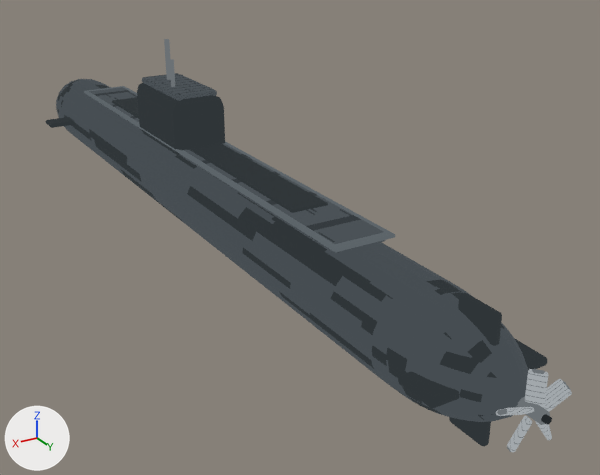
Renders of the glTF model gameAsset/models/militaries/submarine/submarine.glb from each side of a commit.
Before and after are seen from a camera (50 mm lens) standing at (0.468, 1.06, 0.411) and looking at (-0.088, 0.134, -0.052). Every picture has the same lights, and +X, +Y and +Z are marked at lower left. The older version comes first. Where no turn or scale is listed for an object, it has been applied to the vertices. Vertices at exactly the same position are counted once.

The older version as bpy lines, for what is in view:
```python
me_sub_propeller_mesh = bpy.data.meshes.new('Sub_Propeller_Mesh')
me_sub_propeller_mesh.from_pydata(...)  # 604 vertices, 1160 faces; spans x -0.0383..0.0383, y -0.0224..0.0171, z -0.0339..0.0394
me_sub_propeller_mesh.materials.append(mat_submarine_toon)
me_submarine_mesh = bpy.data.meshes.new('Submarine_Mesh')
me_submarine_mesh.from_pydata(...)  # 1256 vertices, 2444 faces; spans x -0.102..0.102, y -0.63..0.67, z -0.066..0.197
me_submarine_mesh.materials.append(mat_submarine_toon)
ob_sub_propeller = bpy.data.objects.new('Sub_Propeller', me_sub_propeller_mesh)
ob_sub_propeller.location = (0.0, 0.66, 0.003)
ob_submarine = bpy.data.objects.new('Submarine', me_submarine_mesh)
ob_submarine.location = (0.0, 0.0, 0.0)
```
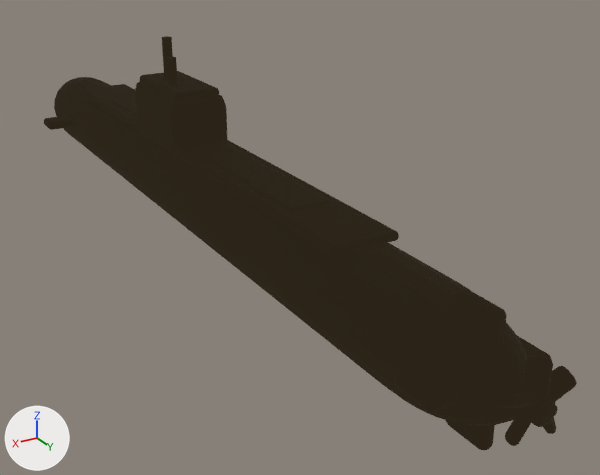
Where the change shows, as pixel boxes [x1, y1, x2, y2] in the pictures (600 x 475 px):
'Submarine', reshaped: before [46, 39, 547, 446]; after [44, 36, 551, 450]
'Sub_Propeller', reshaped, moved (10% wider, 10% taller): before [496, 369, 572, 452]; after [493, 355, 577, 446]
part 1 of me_submarine_mesh, added: after [59, 79, 452, 381]
part 2 of me_submarine_mesh, added: after [110, 96, 331, 211]
part 3 of me_submarine_mesh, added: after [82, 84, 399, 256]
part 4 of me_submarine_mesh, added: after [162, 36, 173, 78]
part 5 of me_submarine_mesh, added: after [167, 57, 178, 85]
part 6 of me_submarine_mesh, added: after [44, 77, 551, 450]
part 7 of me_submarine_mesh, added: after [135, 71, 228, 158]
part 8 of me_sub_propeller_mesh, added: after [514, 381, 555, 419]
part 9 of me_sub_propeller_mesh, added: after [542, 402, 558, 419]
part 10 of me_sub_propeller_mesh, added (black): after [493, 355, 577, 446]

The change, as a list of edits to the scene's bpy script:
```text
Change me_submarine_mesh:
    remove me_submarine_mesh.from_pydata(...)  # 1256 vertices, 2444 faces; spans x -0.102..0.102, y -0.63..0.67, z -0.066..0.197
    add me_submarine_mesh.from_pydata(...)  # 2512 vertices, 4888 faces; spans x -0.105..0.105, y -0.633..0.674, z -0.07..0.2
    me_submarine_mesh part 1: the loose piece of 40 vertices spanning x -0.059..0.059, y -0.508..0.508, z -0.061..0.061 is copied, and the copy is multiplied about its middle by the matrix ((1.057, 0.0, 0.0), (0.0, 1.006, 0.0), (0.0, 0.0, 1.057)), in mat_submarine_outline (black #000000); it spans x -0.062..0.062, y -0.511..0.511, z -0.064..0.064
    me_submarine_mesh part 2: the loose piece of 56 vertices spanning x -0.035..0.035, y -0.406..0.406, z 0.051..0.065 is copied, and the copy is multiplied about its middle by the matrix ((0.776, 0.0, 0.0), (0.0, 0.756, -0.001), (0.0, -0.001, 1.039)), then moved by (0.0, 0.0, 0.006), in mat_submarine_outline (black #000000); it spans x -0.028..0.028, y -0.308..0.308, z 0.056..0.071
    me_submarine_mesh part 3: the loose piece of 56 vertices spanning x -0.035..0.035, y -0.406..0.406, z 0.051..0.065 is copied, and the copy is scaled about its middle by (1.22, 1.03, 0.918), then moved by (0.0, 0.0, 0.003), in mat_submarine_outline (black #000000); it spans x -0.042..0.042, y -0.418..0.417, z 0.054..0.068
    me_submarine_mesh part 4: a new loose piece, an 8-sided cylinder along z spanning x -0.008..0.008, y -0.106..-0.09, z 0.133..0.2, in mat_submarine_outline (black #000000)
    me_submarine_mesh part 5: a new loose piece, an 8-sided cylinder along z spanning x 0.007..0.021, y -0.056..-0.042, z 0.133..0.18, in mat_submarine_outline (black #000000)
    me_submarine_mesh part 6: 904 vertices added at x -0.105..0.105, y -0.633..0.674, z -0.07..0.075
    me_submarine_mesh part 7: 112 vertices added at x -0.042..0.042, y -0.154..0.023, z 0.043..0.142
    other edits to the shape of me_submarine_mesh do not show in these pictures
    add me_submarine_mesh.materials.append(mat_submarine_outline)  # black #000000
Change me_sub_propeller_mesh:
    remove me_sub_propeller_mesh.from_pydata(...)  # 604 vertices, 1160 faces; spans x -0.0383..0.0383, y -0.0224..0.0171, z -0.0339..0.0394
    add me_sub_propeller_mesh.from_pydata(...)  # 1208 vertices, 2320 faces; spans x -0.0407..0.0407, y -0.0246..0.0193, z -0.0364..0.0418
    me_sub_propeller_mesh part 8: the loose piece of 24 vertices spanning x -0.0065..0.0065, y -0.0224..0.0122, z -0.0066..0.0066 is copied, and the copy is scaled about its middle by (1.39, 1.13, 1.39), in mat_submarine_outline (black #000000); it spans x -0.009..0.009, y -0.0246..0.0144, z -0.0091..0.0091
    me_sub_propeller_mesh part 9: a new loose piece, a 10-sided cylinder along y spanning x -0.0062..0.0062, y 0.01..0.0193, z -0.0059..0.006, in mat_submarine_outline (black #000000)
    me_sub_propeller_mesh part 10: 560 vertices added at x -0.0407..0.0407, y -0.0098..0.0097, z -0.0364..0.0418
    add me_sub_propeller_mesh.materials.append(mat_submarine_outline)  # black #000000
Change ob_sub_propeller:
    ob_sub_propeller.location: (0.0, 0.66, 0.003) -> (0.0, 0.66, 0.013)
```
